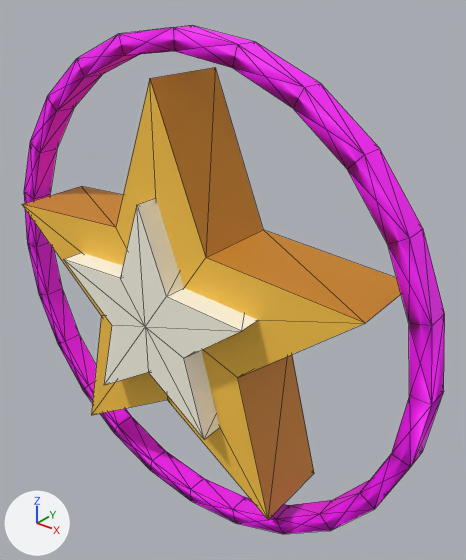
The OBJ model Resources/star/star.obj as it was, and as the next commit left it.
Before and after are seen from a 50 mm lens placed at (0.851, -0.919, 0.657), pointed at (0.058, 0.073, 0.042). The lights are fixed; the arrows at lower left show +X, +Y and +Z. The picture after the commit comes second. Mesh edges are drawn as thin lines. Where no turn or scale is listed for an object, it has been applied to the vertices. Vertices at exactly the same position are counted once.

Names of what the first picture shows: 'star'.
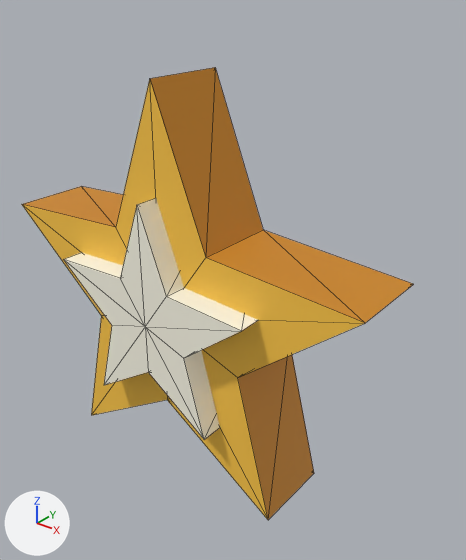
Patch to the scene script:
```diff
--- a/Resources/star/star.obj.py
+++ b/Resources/star/star.obj.py
@@ me_star @@
 # used by ob_star; location = (0.0, 0.0, 0.0)
-me_star.from_pydata(...)  # 188 vertices, 464 faces; spans x -0.56..0.56, y -0.14..0.14, z -0.56..0.56
+me_star.from_pydata(...)  # 44 vertices, 80 faces; spans x -0.456..0.456, y -0.14..0.14, z -0.388..0.48
+# me_star part 1: the loose piece of 144 vertices spanning x -0.56..0.56, y -0.025..0.025, z -0.56..0.56 is deleted
 me_star.materials.append(mat_star)
```

Boxes (x1, y1, x2, y2) around the edits, measured in the pictures (466 x 560 px):
'star', reshaped (8% narrower, 11% shorter)
    before: (22, 26, 445, 534)
    after: (22, 67, 413, 520)
part 1 of me_star, deleted (pink)
    before: (24, 26, 445, 534)
